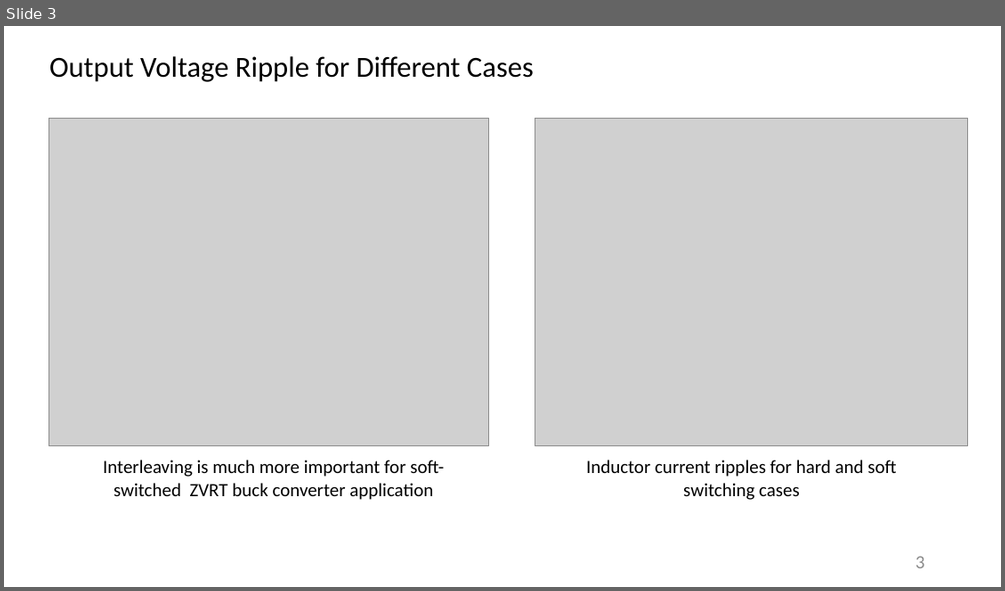
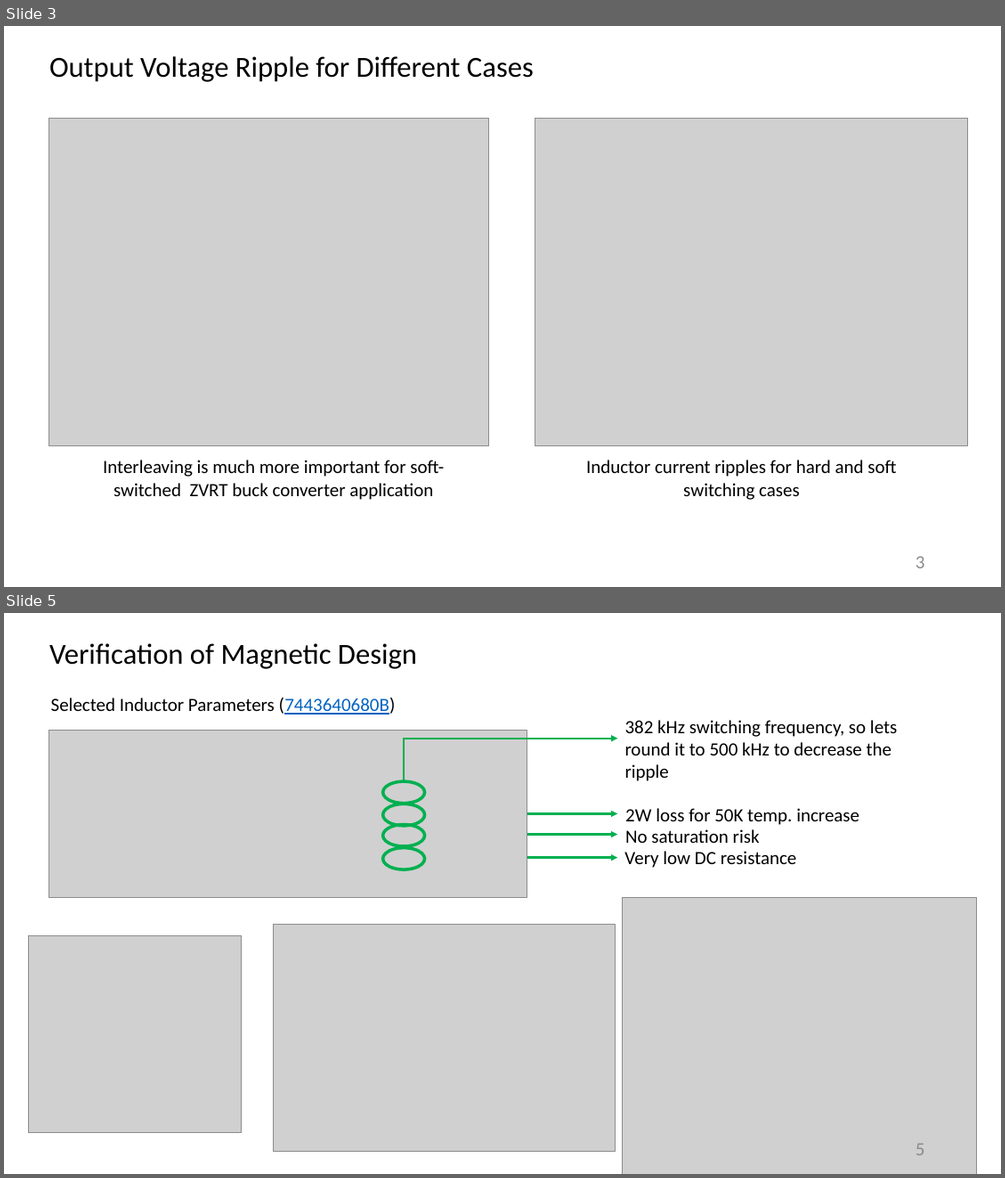
Before and after one commit to furkankarakaya/GaN-Studies, a slide deck: Weekly Reports/2019.09.11 - 2019.09.18 Report.pptx. Shown one above the other, each under a label of ours: slide 3 before the commit, slides 3 and 5 after it; the slides between them are not shown. The pictures are 1005x591 and 1005x1178 pixels, drawn with LibreOffice and Linux fonts; fonts in the diff are those of the drawing; grey boxes stand for pictures. Boxes give left, top, right and bottom in pixels: in the first picture for what was removed or moved away, otherwise in the second. Text is boxed around its words. In the diff, an @@ line names an element or a change of style, - is before the commit and + after.

Commit message:
Capacitor selection is completed. Thermal design needs to be verified.

```diff
--- a/Weekly Reports/2019.09.11 - 2019.09.18 Report.pptx
+++ b/Weekly Reports/2019.09.11 - 2019.09.18 Report.pptx
@@ slide 5 added at (4, 613, 1001, 1174), background #FFFFFF @@
@@ text added at (49, 643, 417, 669), 28 pt, text #000000 @@
+Verification of Magnetic Design
@@ text added at (51, 698, 396, 714), 18 pt, text #000000 @@
+Selected Inductor Parameters (7443640680B)
@@ picture added at (49, 730, 527, 897) @@
@@ elbow arrow added from (404, 781) to (618, 738), #00B050 2 pt @@
@@ text added at (625, 720, 897, 781), 18 pt, text #000000 @@
+382 kHz switching frequency, so lets round it to 500 kHz to decrease the ripple
@@ ellipse added at (383, 781, 425, 803), outline #00B050 3 pt @@
@@ ellipse added at (383, 825, 425, 846), outline #00B050 3 pt @@
@@ ellipse added at (383, 803, 425, 826), outline #00B050 3 pt @@
@@ elbow arrow added from (425, 814) to (618, 813), #00B050 2 pt @@
@@ text added at (625, 808, 859, 825), 18 pt, text #000000 @@
+2W loss for 50K temp. increase
@@ ellipse added at (383, 848, 425, 869), outline #00B050 3 pt @@
@@ elbow arrow added from (425, 835) to (618, 835), #00B050 2 pt @@
@@ text added at (624, 851, 797, 868), 18 pt, text #000000 @@
+Very low DC resistance
@@ text added at (625, 829, 760, 843), 18 pt, text #000000 @@
+No saturation risk
@@ elbow arrow added from (425, 859) to (618, 858), #00B050 2 pt @@
@@ picture added at (623, 897, 977, 1174) @@
@@ picture added at (273, 925, 615, 1152) @@
@@ picture added at (28, 936, 241, 1133) @@
@@ page number added at (915, 1143, 925, 1155), 18 pt, text #8C8C8C @@
+5
```
Also in this commit, not shown: 5 other slides added, 6 other files.
